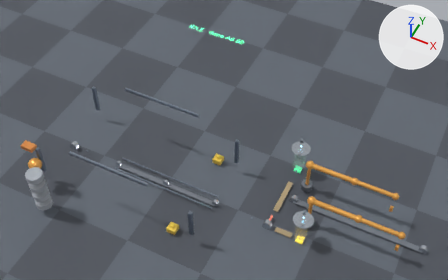
Two versions of the Blender file PickLine/twin/PickLine_Twin.blend, one commit apart.
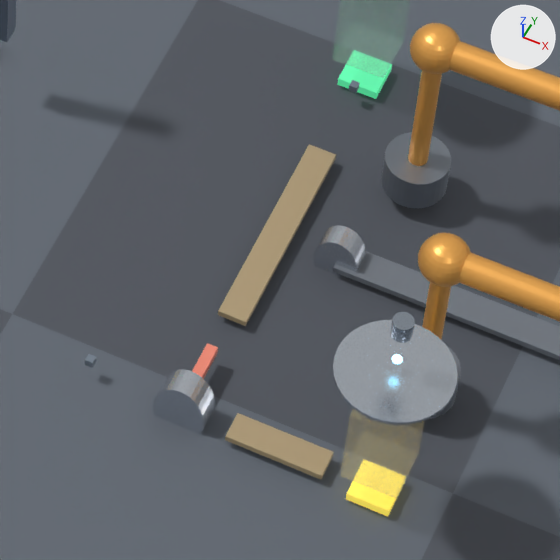
Old and new are each drawn from a 50 mm camera at (6.02, -4.7, 8.95) aimed at (2.78, 1.79, 0.84) and again close up on the part from 53% to 74% of the width and 56% to 90% of the height. Lighting does not change. The marker at upper right points along +X, +Y and +Z. The first two pictures are the older version.

Names of what the first close-up shows: 'Floor', 'Lane', 'LaneStraight', 'OutfeedBelt', 'RimA', 'RobotA_Shoulder', 'RobotA_UpperArm', 'RobotB_Base', 'RobotB_UpperArm', 'RollerR', 'TankA', 'TankB' and 13 more.
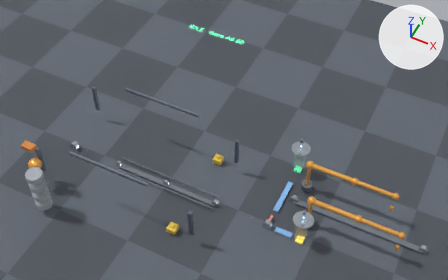
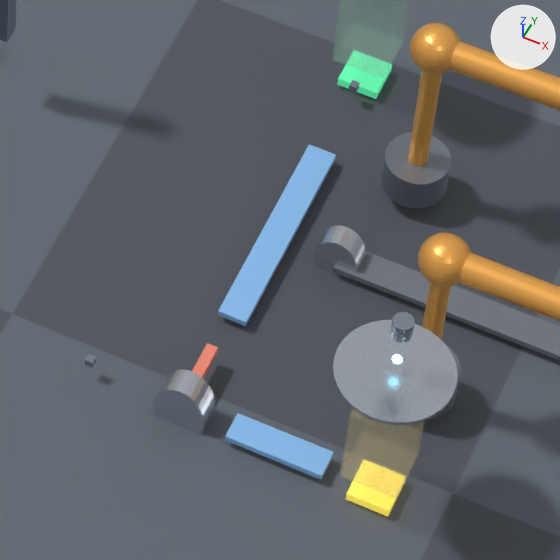
What the commit changed:
Material 'Lane' (mat_lane) changes colour from beige #ad9976 to blue #89bced; in linear values from (0.42, 0.32, 0.18) to (0.25, 0.5, 0.85).

Location of each change, [x1, y1, x2, y2] in pixels of the close-ups (560 x 560 px):
'Lane', recoloured (beige to blue): [218, 144, 336, 326] in both
'LaneStraight', recoloured (beige to blue): [225, 413, 334, 479] in both
